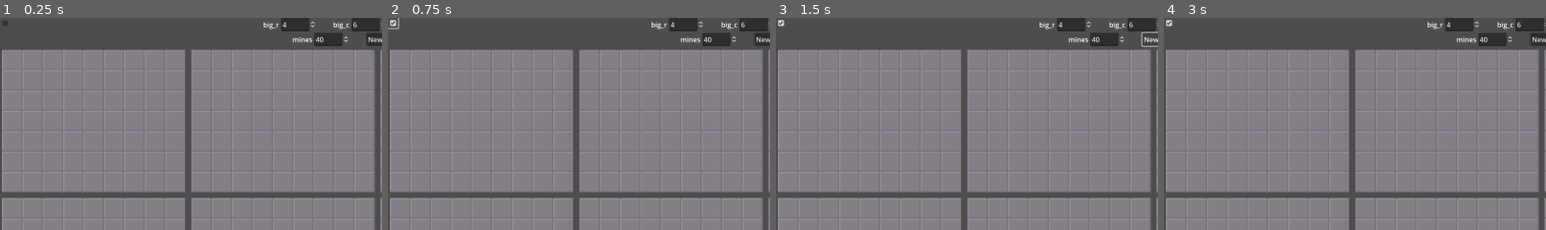
Above: before the commit, frames 1-4 (left to right).
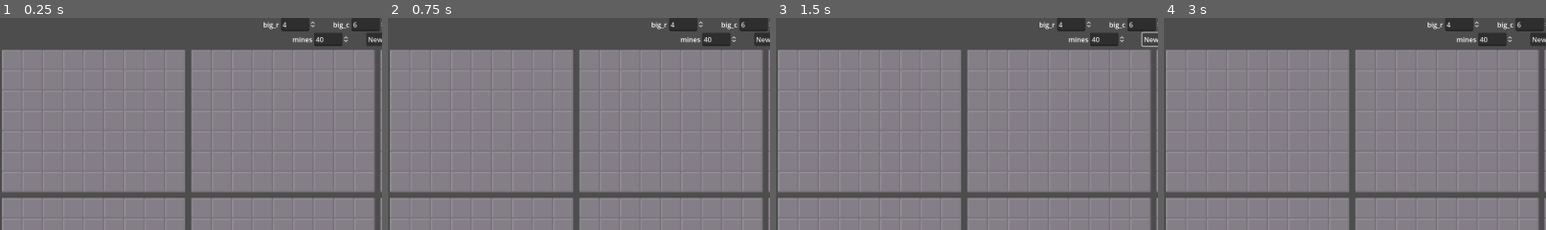
Above: after the commit, the same moments.

Repository: Salanmander/4D-minesweeper
Game: Godot game, scene res://Display/minesweeper.tscn
Same seed, same stepped clock (60 frames per second), same inputs: the game is played once before the commit and once after it.
Inputs (mouse positions are % of the whole screen's width and height, from its top left):
- Up to frame 1 (0.25 s): no input
- Up to frame 2 (0.75 s): click (1, 1) at 0.52 s
- Up to frame 3 (1.5 s): click "New Game" at 1.25 s
- Up to frame 4 (3 s): click "New Game" at 2 s; click "Show delta" at 2.75 s
The pictures show only the part of the screen within x 0-50%, y 0-50%; the shares and areas given below are measured in that part.

The runs differ from the first frame. In frame 1, less than 0.1% of the frame differs, in the area x 0-2%, y 1-4%; in frame 2, 0.1%, in the area x 0-3%, y 0-6%; in frame 3, less than 0.1%; in frame 4, less than 0.1%.

Commit message:
new game
Can start a new game with menu buttons at the top.

Diff:
--- a/Display/minesweeper.gd
+++ b/Display/minesweeper.gd
@@ -11,12 +11,14 @@
 # Called when the node enters the scene tree for the first time.
 func _ready() -> void:
 
+	start_new_game(4, 6, 7, 9, 40)
+
+func start_new_game(big_rows: int, big_cols: int, rows: int, cols: int, mines: int):
 	# Constants for number of rows/cols
-	big_rows = 4
-	big_cols = 6
-	rows = 7
-	cols = 9
-	var mines = 40
+	self.big_rows = big_rows
+	self.big_cols = big_cols
+	self.rows = rows
+	self.cols = cols
 	mine_board = Mine4D.new(big_rows, big_cols, rows, cols)
 	setup_grid_display()
 	mine_board.add_mines(mines)
@@ -27,6 +29,11 @@
 
 func setup_grid_display():
 	var grid_node: Node = get_node("VBox/Scroll/LayerGrid")
+	var existing_layers: Array[Node] = grid_node.get_children()
+	for layer: Node in existing_layers:
+		layer.queue_free()
+		grid_node.remove_child(layer)
+
 	grid_node.columns = big_cols
 	for r in big_rows:
 		for c in big_cols:
@@ -62,3 +69,8 @@
 
 func _on_options_difference_toggled(display_diff: bool) -> void:
 	mine_board.display_diff_changed(display_diff)
+
+
+func _on_options_new_game_requested(big_rows: int, big_cols: int, rows: int, cols: int, mines: int) -> void:
+	start_new_game(big_rows, big_cols, rows, cols, mines)
+	pass # Replace with function body.
--- a/Display/minesweeper.tscn
+++ b/Display/minesweeper.tscn
@@ -42,9 +42,5 @@
 [node name="LayerGrid" type="GridContainer" parent="VBox/Scroll"]
 layout_mode = 2
 
-[node name="CheckBox" type="CheckBox" parent="."]
-layout_mode = 0
-offset_right = 24.0
-offset_bottom = 24.0
-
 [connection signal="difference_toggled" from="VBox/Options" to="." method="_on_options_difference_toggled"]
+[connection signal="new_game_requested" from="VBox/Options" to="." method="_on_options_new_game_requested"]
--- a/Display/options.gd
+++ b/Display/options.gd
@@ -8,6 +8,7 @@
 var mines_input: Control
 
 signal difference_toggled(display_diff: bool)
+signal new_game_requested(big_rows: int, big_cols: int, rows: int, cols: int, mines: int)
 
 # Called when the node enters the scene tree for the first time.
 func _ready() -> void:
@@ -62,10 +63,13 @@
 	mines_input.set_val(mines)
 
 
-
-
 func new_game():
-	print("New game pressed")
+	var big_rows = big_r_input.get_val()
+	var big_cols = big_c_input.get_val()
+	var rows = r_input.get_val()
+	var cols = c_input.get_val()
+	var mines = mines_input.get_val()
+	new_game_requested.emit(big_rows, big_cols, rows, cols, mines)
 	pass
 
 func difference_toggle(selected: bool):
